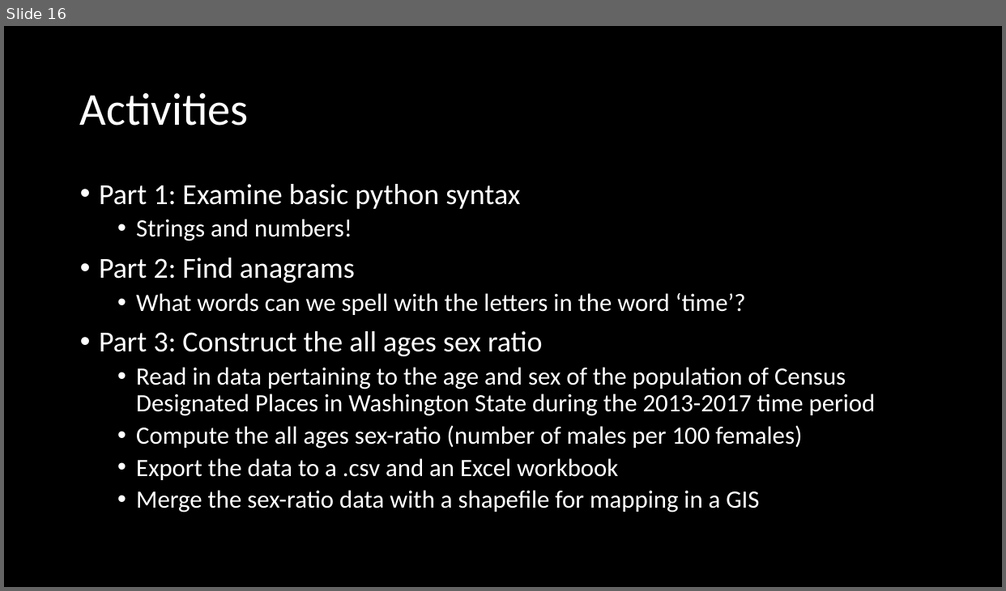
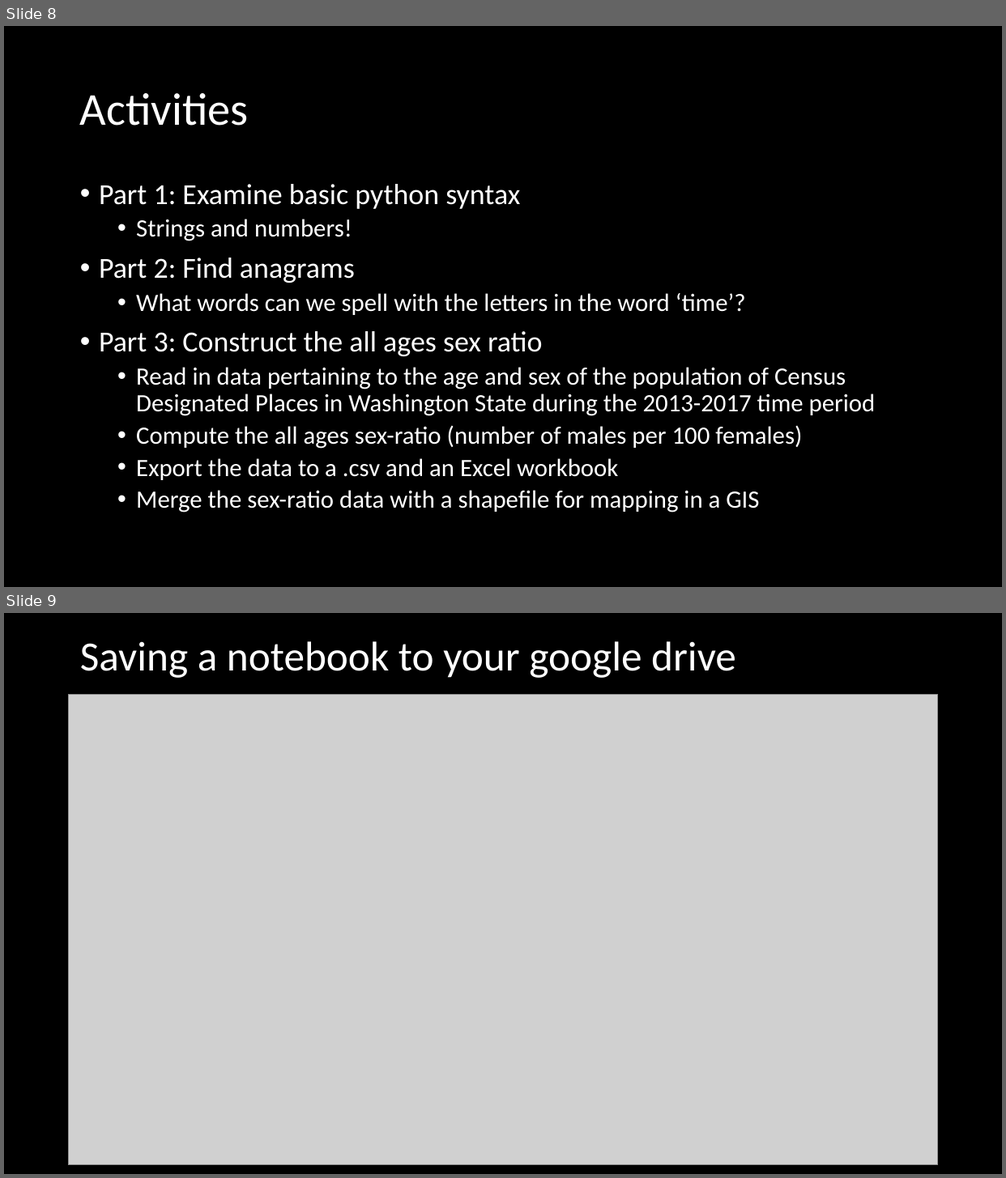
Before and after one commit to mike-babb/intro_to_python, a slide deck: Introduction to Python Online.pptx. Shown one above the other, each under a label of ours: slide 16 before the commit, slides 8 and 9 after it. The pictures are 1006x591 and 1006x1178 pixels, drawn with LibreOffice and Linux fonts; fonts in the diff are those of the drawing; grey boxes stand for pictures. Boxes give left, top, right and bottom in pixels: in the first picture for what was removed or moved away, otherwise in the second. Text is boxed around its words. In the diff, an @@ line names an element or a change of style, - is before the commit and + after.

Commit message:
Updates to online version

```diff
--- a/Introduction to Python Online.pptx
+++ b/Introduction to Python Online.pptx
@@ slide 9 added at box(4, 613, 1002, 1174), background #000000 @@
@@ title added at box(80, 641, 736, 678), 40 pt, text #FFFFFF @@
+Saving a notebook to your google drive
@@ picture added at box(68, 695, 938, 1165) @@
@@ what was slide 16 is now slide 8 @@
```
